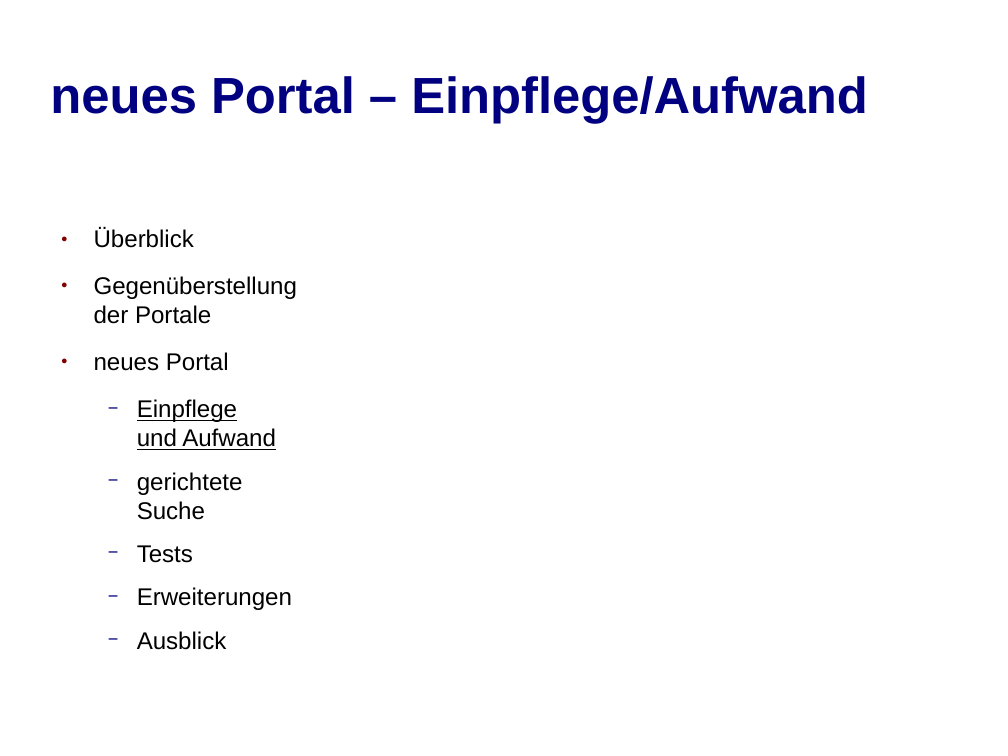
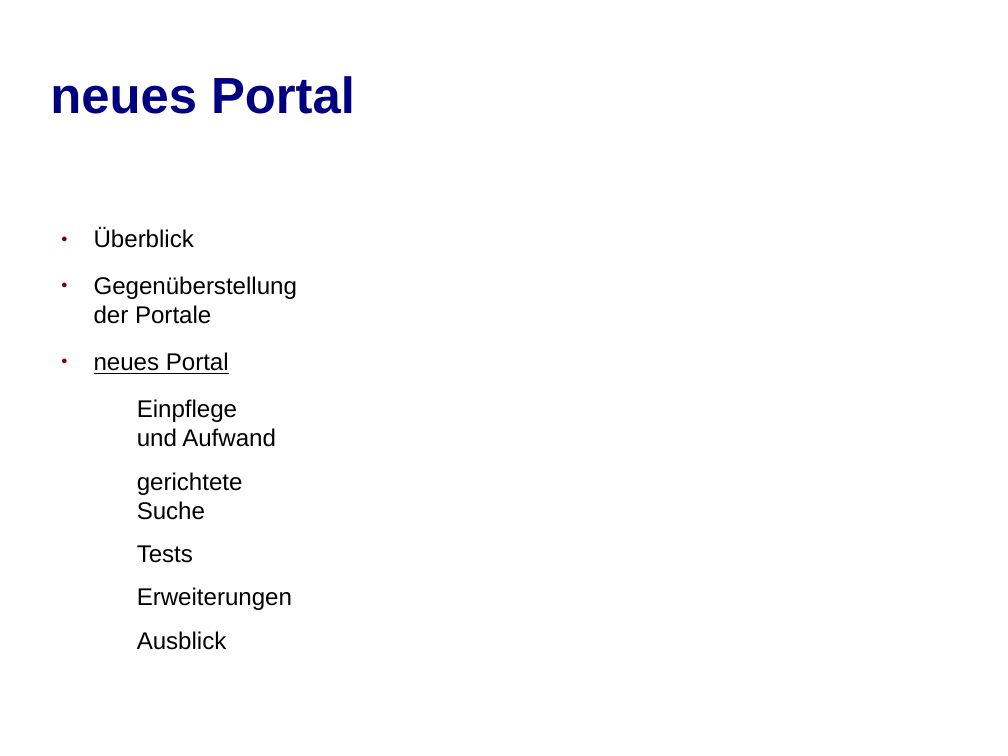
Before and after one commit to jbeyer1984/Portal, a slide deck: slide 7 of documents/Präsentation/mindworksPortal.odp (slide 4 before the commit). Drawn at 1008x756 pixels with LibreOffice and Linux fonts; fonts in the diff are those of the drawing; background and template pictures are left out. Boxes give left, top, right and bottom in pixels: in the first picture for what was removed or moved away, otherwise in the second. Text is boxed around its words. In the diff, an @@ line names an element or a change of style, - is before the commit and + after.

```diff
--- a/documents/Präsentation/mindworksPortal.odp
+++ b/documents/Präsentation/mindworksPortal.odp
@@ title at (50, 76, 355, 114): text changed @@
-neues Portal – Einpflege/Aufwand
+neues Portal
@@ text at (94, 352, 292, 650): underline on in "neues Portal"; underline off in "Einpflege und Aufwand"; indent changed; bullet colour #000080 to #FFFFFF @@
```
Also in this commit, not shown: 7 other slides changed, 9 slides added, 3 other files.
